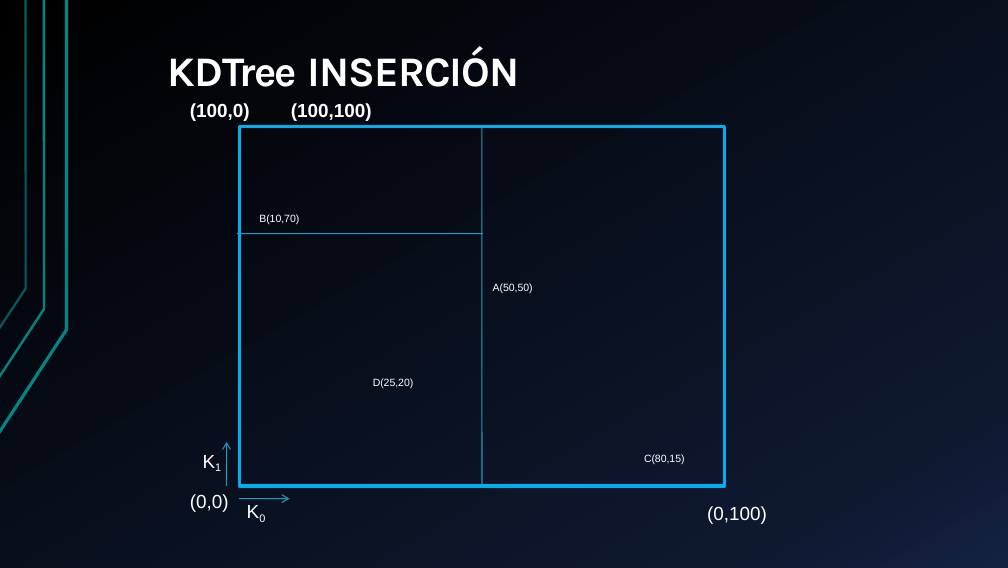
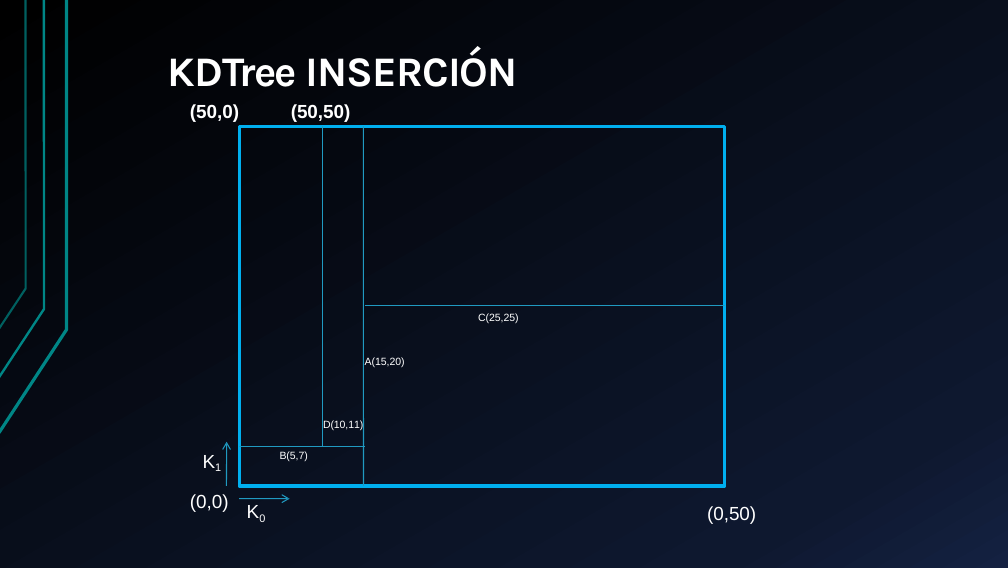
Before and after one commit to iMawe/EstructuraDatos, a slide deck: slide 10 of K-D Tree/Files/KD Tree.pptx. Drawn at 1008x568 pixels with LibreOffice and Linux fonts; fonts in the diff are those of the drawing; background and template pictures are left out. Boxes give left, top, right and bottom in pixels: in the first picture for what was removed or moved away, otherwise in the second. Text is boxed around its words. In the diff, an @@ line names an element or a change of style, - is before the commit and + after.

```diff
--- a/K-D Tree/Files/KD Tree.pptx
+++ b/K-D Tree/Files/KD Tree.pptx
@@ text at <box>190,104,351,122</box>: text changed @@
-(100,0) (100,100)
+(50,0) (50,50)
@@ line added from (322, 446) to (322, 126), #209AC1 1 pt @@
@@ freeform shape: place and size @@
-freeform shape at <box>482,126,482,486</box>
+freeform shape at <box>363,126,363,486</box>
@@ freeform shape removed at <box>237,233,483,233</box> @@
@@ text removed at <box>259,214,299,224</box> @@
-B(10,70)
@@ text removed at <box>493,283,533,293</box> @@
-A(50,50)
@@ line added from (365, 306) to (725, 306), #209AC1 1 pt @@
@@ text added at <box>478,313,519,323</box>, 10 pt, text #FFFFFF @@
+C(25,25)
@@ text at <box>365,357,405,367</box>: text changed @@
-D(25,20)
+A(15,20)
@@ line added from (239, 446) to (365, 446), #209AC1 1 pt @@
@@ text added at <box>323,420,363,430</box>, 10 pt, text #FFFFFF @@
+D(10,11)
@@ text added at <box>280,451,308,461</box>, 10 pt, text #FFFFFF @@
+B(5,7)
@@ text removed at <box>644,454,685,464</box> @@
-C(80,15)
@@ text at <box>707,506,756,524</box>: text changed @@
-(0,100)
+(0,50)
```
Also in this commit, not shown: 17 other slides changed, 1 slide added, 1 other file.
